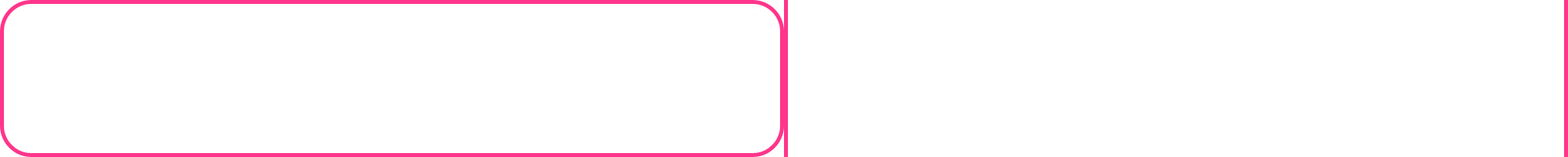
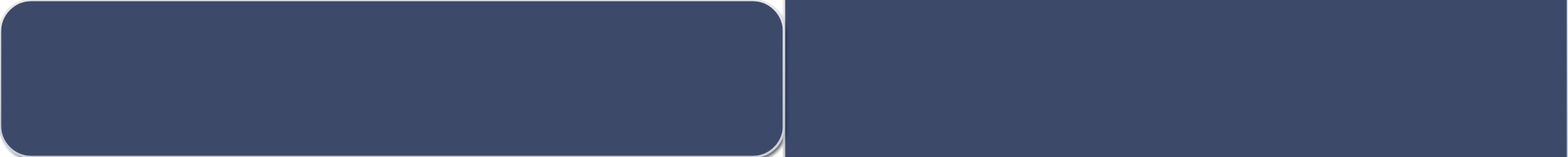
The second 1568x157 image is a revision of the first. Changes to its layers:
added group "Dialog" with 2 layers in group "shadow" over (x1=0, y1=0, x2=1568, y2=157)
added layer "Shape 2 copy 2" (80%) in group "Dialog" over (x1=784, y1=0, x2=1568, y2=157)
added layer "Shape 1 copy 2" (80%) in group "Dialog" over (x1=0, y1=0, x2=784, y2=157)
moved "Shape 2 copy" into group "Pink" over (x1=784, y1=0, x2=1568, y2=157)
moved "Shape 1 copy" into group "Pink" over (x1=0, y1=0, x2=784, y2=157)
